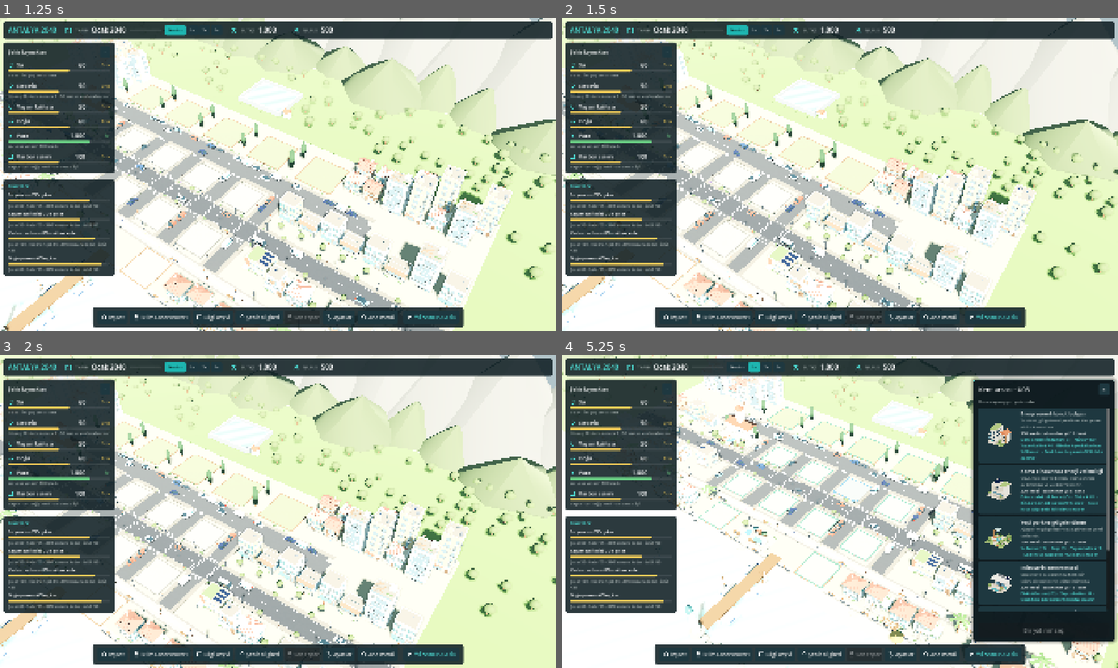
Above: before the commit, frames 1-4 (two rows, left to right).
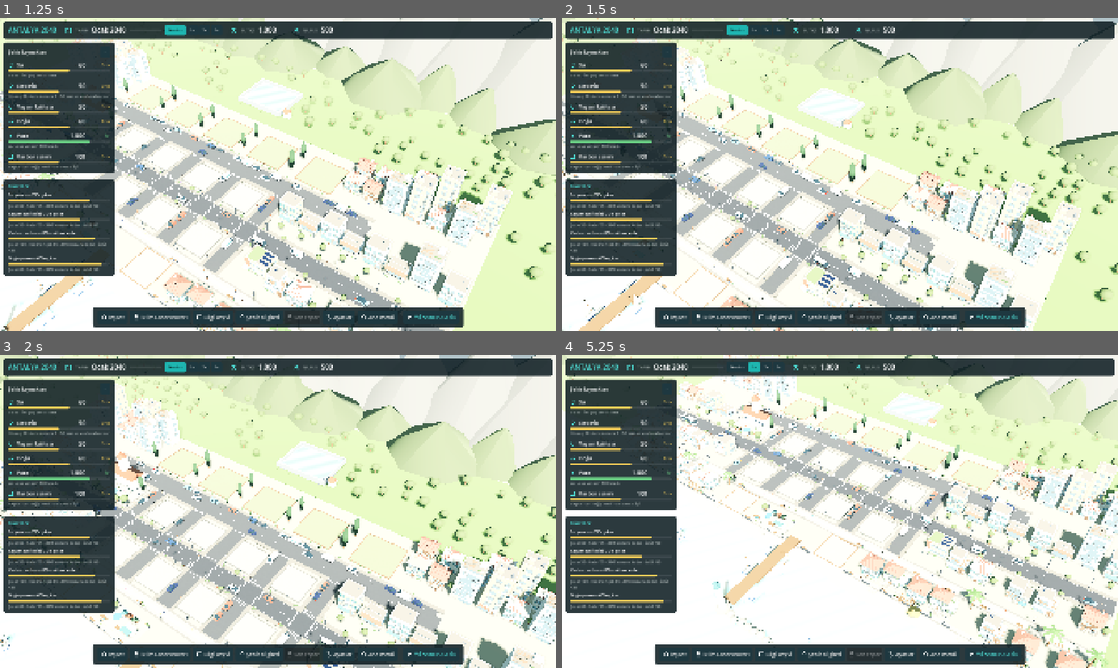
Above: after the commit, the same moments.

Repository: isikramazanoglu/antalya-2040
Game: Godot game, scene res://scenes/main/MainMenu.tscn
Same seed, same stepped clock (60 frames per second), same inputs: the game is played once before the commit and once after it.
Inputs (mouse positions are in pixels of both pictures, inside the frame that each line leads up to):
- Up to frame 1 (1.25 s): tap Enter at 0.5 s; move the mouse to (400, 158) at 0.52 s; press the mouse at (400, 158) at 0.53 s; hold Right from 0.53 s (still down); tap Space at 0.77 s
- Up to frame 2 (1.5 s): release Right at 1.25 s; release the mouse at (962, 158) at 1.25 s; drag from (728, 190) to (812, 237) at 1.27 s
- Up to frame 3 (2 s): no input
- Up to frame 4 (5.25 s): move the mouse to (895, 442) at 2.02 s; press the mouse at (895, 442) at 2.03 s; hold Right 2.03-2.75 s; tap W (cam_forward) at 2.1 s; release the mouse at (895, 442) at 2.75 s; drag from (812, 574) to (673, 464) at 2.77 s; move the mouse to (1006, 558) at 3.52 s; press the mouse at (1006, 558) at 3.53 s; hold Left 3.53-4.25 s; tap D (cam_right) at 3.6 s; tap Space at 3.77 s; release the mouse at (1006, 558) at 4.25 s; drag from (673, 464) to (756, 433) at 4.27 s; move the mouse to (867, 511) at 5.02 s; press the mouse at (867, 511) at 5.03 s; hold Down from 5.03 s (still down); tap E (cam_rotate_right) at 5.1 s

Frame 1 is identical in both runs. In frame 2, 28% of the frame differs, in the area x 0-100%, y 0-100%; in frame 3, 31%; in frame 4, 41%.

Commit message:
feat(city-world): left mouse drag camera navigation (A11)
- camera_rig: left button drag past an 8 px threshold pans the map with
  the same ground-grab as middle drag (exact under cursor at any zoom,
  fixed angle); UI-consumed clicks never start a drag; drag is clamped
  to bounds instead of overshooting and springing back
- city_world: plot selection on left release; a release that ended a
  drag is not a click; hover highlight off while dragging
- test_camera_nav: 12 left-drag checks (30/30 at 1920x1080 and 1280x720)

Co-Authored-By: Claude Opus 5.5 <noreply@anthropic.com>

Diff:
--- a/scripts/world/camera_rig.gd
+++ b/scripts/world/camera_rig.gd
@@ -3,6 +3,8 @@
 ## Sahip: A. İzometrik kamera (mimari §2.4). Kök = bakılan nokta, Y ekseninde döner;
 ## Pitch sabit eğim; yakınlaştırma Camera3D'yi Pitch ekseninde ileri geri iter.
 ## WASD ve ok tuşlarıyla ekran yönünde kaydırma, tekerlek yakınlaştırma, orta tuşla zemini tutup sürükleme.
+## Sol tuşla sürükleme (A11): basılıyken imleç drag_threshold pikselden fazla giderse harita sürüklenir; kısa tıklama
+## arsa seçimi olarak kalır (CityWorld seçimi tuş bırakılınca yapar ve was_left_drag() ile sürüklemeyi ayırır).
 ## Q/E döndürme rotate_limit_deg ile sınırlanır (CameraRig.tscn'de 0: sabit açı).
 ## Fare girdisi _unhandled_input'tan gelir: arayüzün tükettiği tıklama/sürükleme haritayı oynatmaz.
 ## Sinematik modda (final sunumu) oyuncu girdisi yok sayılır; kamerayı glide_to / play_tour yönetir.
@@ -18,6 +20,9 @@
 ## Yumuşatma hızı; büyüdükçe kamera hedefe daha çabuk varır.
 @export var smoothing := 8.0
 @export var drag_sensitivity := 0.0022
+## Sol tuşla sürüklemenin başlaması için basıldığı yerden en az bu kadar (viewport pikseli) gidilmeli;
+## altında kalan titreşimler tıklama sayılır.
+@export var drag_threshold := 8.0
 ## Ekranın arayüz panellerince kapatılmayan kısmı (oran olarak x, y, genişlik, yükseklik).
 ## Seçilen arsa bunun dışında kalırsa kamera onu içeri kaydırır.
 @export var safe_area := Rect2(0.23, 0.1, 0.48, 0.76)
@@ -29,6 +34,11 @@
 var _base_yaw: float
 var _yaw_offset := 0.0
 var _dragging := false
+## Sol tuş: haritada basıldı mı, nereden, eşik aşılıp sürüklemeye geçildi mi, son basış sürükleme miydi.
+var _left_down := false
+var _left_start := Vector2.ZERO
+var _left_dragging := false
+var _left_was_drag := false
 ## true iken oyuncu girdisi kamerayı oynatmaz (final sunumu).
 var cinematic := false
 var _glide: Tween
@@ -49,12 +59,34 @@
 		_target_zoom = clampf(_target_zoom + zoom_step, zoom_min, zoom_max)
 	elif event is InputEventMouseButton and event.button_index == MOUSE_BUTTON_MIDDLE:
 		_dragging = event.pressed
+	elif event is InputEventMouseButton and event.button_index == MOUSE_BUTTON_LEFT:
+		# Arayüzün tükettiği tıklama buraya gelmez: panel / düğme üstünde basış sürükleme başlatmaz.
+		if event.pressed:
+			_left_down = true
+			_left_start = event.position
+			_left_dragging = false
+			_left_was_drag = false
+		else:
+			_left_was_drag = _left_dragging
+			_left_down = false
+			_left_dragging = false
 	elif event is InputEventMouseMotion and _dragging:
 		# Orta tuş arayüzün üstünde bırakıldıysa bırakma olayı buraya gelmez; tuş durumundan anla.
 		if not (event.button_mask & MOUSE_BUTTON_MASK_MIDDLE):
 			_dragging = false
 			return
 		_drag(event.position, event.relative)
+	elif event is InputEventMouseMotion and _left_down:
+		if not (event.button_mask & MOUSE_BUTTON_MASK_LEFT):
+			_left_down = false  # bırakma arayüzde ya da pencere dışında oldu
+			_left_dragging = false
+			return
+		if _left_dragging:
+			_drag(event.position, event.relative)
+		elif event.position.distance_to(_left_start) > drag_threshold:
+			# Eşik aşıldı: basılan noktadan bu yana birikmiş hareket tek seferde uygulanır, zemin imleçle gider.
+			_left_dragging = true
+			_drag(event.position, event.position - _left_start)
 
 
 func _process(delta: float) -> void:
@@ -101,8 +133,22 @@
 	else:
 		var motion := relative * _target_zoom * drag_sensitivity
 		delta = -(_flat_right() * motion.x + _flat_back() * motion.y)
-	_target_pos += delta
+	# Sınır burada da uygulanır: sürükleme sınırın dışına taşıp geri yaylanmaz, kenarda durur.
+	var clamped := Vector3(clampf(_target_pos.x + delta.x, bounds.position.x, bounds.end.x), _target_pos.y,
+			clampf(_target_pos.z + delta.z, bounds.position.y, bounds.end.y))
+	delta = clamped - _target_pos
+	_target_pos = clamped
 	position += Vector3(delta.x, 0.0, delta.z)
+
+
+## Sol tuşla harita şu an sürükleniyor mu (CityWorld fare üstü vurgusunu kapatır).
+func is_left_dragging() -> bool:
+	return _left_dragging
+
+
+## Son sol tuş basışı sürüklemeye dönüştü mü (bırakıldıktan sonra da true kalır; CityWorld bu bırakmayı tıklama saymaz).
+func was_left_drag() -> bool:
+	return _left_was_drag
 
 
 ## Kamerayı bir noktaya yumuşakça götürür (CitySandbox ve ileride odaklama için).
--- a/scripts/world/city_world.gd
+++ b/scripts/world/city_world.gd
@@ -23,6 +23,8 @@
 
 var _selected: BuildPlot
 var _hovered: BuildPlot
+## Sol tuş haritada basıldı; bırakılınca (sürükleme olmadıysa) tıklama olarak işlenir.
+var _click_pending := false
 var _selection_enabled := true
 ## Aşama sinyali bir kez geldiyse görseller onunla sürülür; crisis_started/resolved yalnızca yedektir.
 var _stage_driven := false
@@ -53,11 +55,19 @@
 			place_building(plot.plot_id, building_id, false)
 
 
+## Seçim sol tuş BIRAKILINCA yapılır (A11): basılıyken imleç sürükleme eşiğini aşarsa CameraRig haritayı sürükler ve
+## bu bırakma tıklama sayılmaz. CameraRig bu node'un çocuğu olduğu için olayı ondan önce alır.
 func _unhandled_input(event: InputEvent) -> void:
 	if event is InputEventMouseMotion:
-		_set_hovered(_plot_at(event.position) if _selection_enabled else null)
+		var dragging: bool = _camera_rig != null and _camera_rig.is_left_dragging()
+		_set_hovered(_plot_at(event.position) if _selection_enabled and not dragging else null)
 	elif event.is_action_pressed("select"):
-		if not _selection_enabled:
+		_click_pending = _selection_enabled
+	elif event.is_action_released("select"):
+		if not _click_pending:
+			return  # basış arayüzde başladı ya da seçim kapalıydı
+		_click_pending = false
+		if not _selection_enabled or (_camera_rig != null and _camera_rig.was_left_drag()):
 			return
 		var plot := _plot_at(event.position)
 		if plot:
--- a/scripts/world/dev/test_camera_nav.gd
+++ b/scripts/world/dev/test_camera_nav.gd
@@ -1,6 +1,7 @@
 extends SceneTree
 ## Sahip: A. Görsel revizyon 5 · kamera navigasyonu testi: WASD + ok tuşları (ekran yönü), sabit açı,
 ## orta tuşla zemini tutup sürükleme, arayüzle çakışma, zoom ve pan hızı, sınırlar, yazı alanı, seçim.
+## A11: sol tuşla sürükleme (eşik, seçimle çakışmama, arayüz, yakın/uzak zoom, sınırlar).
 ## Gerçek Game.tscn, gerçek tuş/fare olayları. Çalıştırma:
 ## <godot> --path . --resolution 1280x720 --script res://scripts/world/dev/test_camera_nav.gd
 
@@ -60,14 +61,24 @@
 	push_mouse(e)
 
 
-func motion(from: Vector2, to: Vector2, held := true) -> void:
+func left(pressed: bool, pos: Vector2) -> void:
+	var e := InputEventMouseButton.new()
+	e.button_index = MOUSE_BUTTON_LEFT
+	e.pressed = pressed
+	e.button_mask = MOUSE_BUTTON_MASK_LEFT if pressed else 0
+	e.position = pos
+	e.global_position = pos
+	push_mouse(e)
+
+
+func motion(from: Vector2, to: Vector2, held := true, mask := MOUSE_BUTTON_MASK_MIDDLE) -> void:
 	var steps := 8
 	for i in steps:
 		var e := InputEventMouseMotion.new()
 		e.position = from.lerp(to, float(i + 1) / steps)
 		e.relative = (to - from) / steps
 		e.global_position = e.position
-		e.button_mask = MOUSE_BUTTON_MASK_MIDDLE if held else 0
+		e.button_mask = mask if held else 0
 		push_mouse(e)
 		await process_frame
 
@@ -184,6 +195,101 @@
 	check(p.x <= b_rect.end.x + 0.01 and p.y <= b_rect.end.y + 0.01 and (p.x > b_rect.end.x - 1.0 or p.y > b_rect.end.y - 1.0),
 		"sınıra kadar gidiyor ve dışarı çıkmıyor (%.1f, %.1f; sınır %.0f, %.0f)" % [p.x, p.y, b_rect.end.x, b_rect.end.y])
 
+	print("\n[A11] sol tuşla sürükleme")
+	var picked_l := []
+	var on_pick := func(id, _k, _e): picked_l.append(id)
+	bus.plot_selected.connect(on_pick)
+	rig.set_view({"position": Vector3(0, 0, -4), "zoom": 50.0, "yaw": 0.0}, true)
+	await wait(0.4)
+	# Arsanın üstünde basıp sürükle: harita imleçle gider, arsa seçilmez.
+	var start_l := cam.unproject_position(city.find_plot(&"U07").global_position)
+	var end_l := start_l + Vector2(-260, -140)
+	var grabbed_l := ground(start_l)
+	left(true, start_l)
+	await motion(start_l, end_l, true, MOUSE_BUTTON_MASK_LEFT)
+	var hovered_while: bool = city._hovered != null
+	var dragging_now := rig.is_left_dragging()
+	left(false, end_l)
+	await wait(0.3)
+	var under_l := ground(end_l)
+	var dev_l := Vector2(under_l.x, under_l.z).distance_to(Vector2(grabbed_l.x, grabbed_l.z))
+	check(dragging_now and dev_l < 0.3, "sol tuşla sürükleme: tutulan zemin imleçle gitti (sapma %.2f)" % dev_l)
+	check(picked_l.is_empty(), "sürükleme bitince arsa seçilmedi (%s)" % str(picked_l))
+	check(not hovered_while, "sürüklenirken arsa fare üstü vurgusu yok")
+	check(is_equal_approx(rig.rotation.y, yaw0) and is_equal_approx(rig.get_node("Pitch").rotation.x, pitch0) and is_equal_approx(rig.get_view().zoom, 50.0),
+		"sol sürüklemede açı ve yakınlık sabit")
+	var rest := rig.position
+	await motion(end_l, start_l, false, MOUSE_BUTTON_MASK_LEFT)
+	await wait(0.3)
+	check(rig.position.distance_to(rest) < 0.01, "tuş bırakılınca kamera yeni yerinde kaldı")
+	# Eşiğin altındaki titreşim tıklamadır: arsa seçilir, kamera kıpırdamaz.
+	var plot_pos := cam.unproject_position(city.find_plot(&"U07").global_position)
+	var cam_before := rig.position
+	left(true, plot_pos)
+	await motion(plot_pos, plot_pos + Vector2(4, 3), true, MOUSE_BUTTON_MASK_LEFT)
+	left(false, plot_pos + Vector2(4, 3))
+	await wait(0.3)
+	check(picked_l == [&"U07"], "küçük titreşimli kısa tıklama arsayı seçti (%s)" % str(picked_l))
+	check(rig.position.distance_to(cam_before) < 0.05, "eşik altında kamera kıpırdamadı")
+	bus.plot_deselect_requested.emit()
+	await wait(0.2)
+	picked_l.clear()
+	# Arayüzde başlayan sol sürükleme haritayı oynatmaz, arsa seçmez.
+	var before_ui_l := rig.position
+	left(true, on_ui)
+	await motion(on_ui, on_ui + Vector2(0, -260), true, MOUSE_BUTTON_MASK_LEFT)
+	left(false, on_ui + Vector2(0, -260))
+	await wait(0.4)
+	check(rig.position.distance_to(before_ui_l) < 0.01 and picked_l.is_empty(), "alt çubukta başlayan sol sürükleme haritayı oynatmadı, seçim yok")
+	# Haritada başlayıp arayüzde bırakılırsa (bırakma olayı gelmez) sürükleme takılı kalmaz.
+	left(true, size * 0.5)
+	await motion(size * 0.5, size * 0.6, true, MOUSE_BUTTON_MASK_LEFT)
+	await motion(size * 0.6, size * 0.5, false, MOUSE_BUTTON_MASK_LEFT)
+	check(not rig.is_left_dragging(), "tuş arayüzde bırakılsa da sol sürükleme takılmıyor")
+	# Yakın ve uzak zoomda hassasiyet: tutulan zemin her ikisinde de imleçte (yakında az, uzakta çok kayar).
+	var travelled := []
+	var devs := []
+	for z in [22.0, 95.0]:
+		rig.set_view({"position": Vector3(0, 0, -4), "zoom": z, "yaw": 0.0}, true)
+		await wait(0.4)
+		var p0 := rig.position
+		var s0 := size * Vector2(0.5, 0.5)
+		var s1 := size * Vector2(0.62, 0.58)
+		var g0 := ground(s0)
+		left(true, s0)
+		await motion(s0, s1, true, MOUSE_BUTTON_MASK_LEFT)
+		left(false, s1)
+		await wait(0.3)
+		var g1 := ground(s1)
+		devs.append(Vector2(g1.x, g1.z).distance_to(Vector2(g0.x, g0.z)))
+		travelled.append(rig.position.distance_to(p0))
+	check(devs[0] < 0.3 and devs[1] < 0.3 and travelled[1] > travelled[0] * 2.5,
+		"hassasiyet zoom'a göre: yakın %.1f m, uzak %.1f m kaydı; zemin imleçte (sapma %.2f / %.2f)" % [travelled[0], travelled[1], devs[0], devs[1]])
+	# Sınırlar: çok uzun sürükleme sınırda durur.
+	rig.set_view({"position": Vector3(0, 0, -6), "zoom": 60.0, "yaw": 0.0}, true)
+	await wait(0.3)
+	for k in 6:
+		left(true, size * Vector2(0.8, 0.8))
+		await motion(size * Vector2(0.8, 0.8), size * Vector2(0.15, 0.15), true, MOUSE_BUTTON_MASK_LEFT)
+		left(false, size * Vector2(0.15, 0.15))
+	await wait(1.0)
+	var pl := Vector2(rig.position.x, rig.position.z)
+	var bl: Rect2 = rig.bounds
+	check(bl.grow(0.01).has_point(pl) and (pl.x > bl.end.x - 1.0 or pl.y > bl.end.y - 1.0),
+		"sol sürüklemeyle sınıra varılıyor, dışına çıkılmıyor (%.1f, %.1f)" % [pl.x, pl.y])
+	# Normal tıklama sürüklemelerden sonra da çalışıyor.
+	rig.set_view({"position": Vector3(4, 0, -1), "zoom": 45.0, "yaw": 0.0}, true)
+	await wait(0.4)
+	picked_l.clear()
+	var u08 := cam.unproject_position(city.find_plot(&"U08").global_position)
+	left(true, u08)
+	left(false, u08)
+	await wait(0.3)
+	check(picked_l == [&"U08"], "sürüklemelerden sonra tıklama yine seçiyor (%s)" % str(picked_l))
+	bus.plot_selected.disconnect(on_pick)
+	bus.plot_deselect_requested.emit()
+	await wait(0.2)
+
 	print("\n[oyun] seçim ve binalar kamera hareketinden etkilenmiyor")
 	rig.set_view({"position": Vector3(4, 0, -1), "zoom": 45.0, "yaw": 0.0}, true)
 	await wait(0.4)
Not shown, changed: docs/PROGRESS.md
